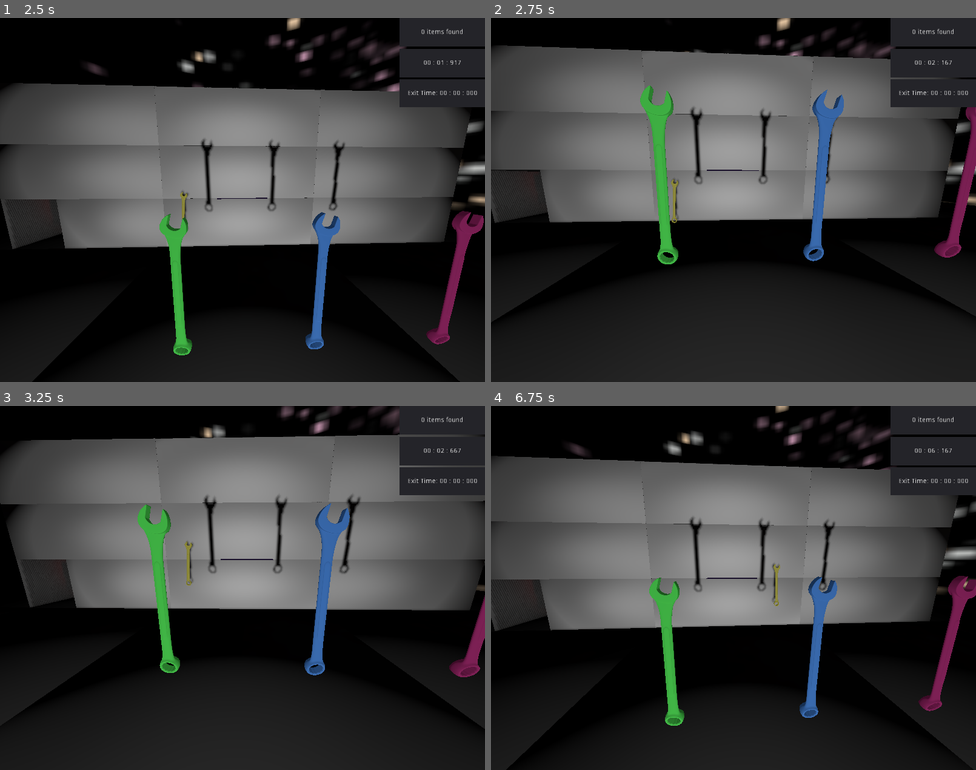
Above: before the commit, frames 1-4 (two rows, left to right).
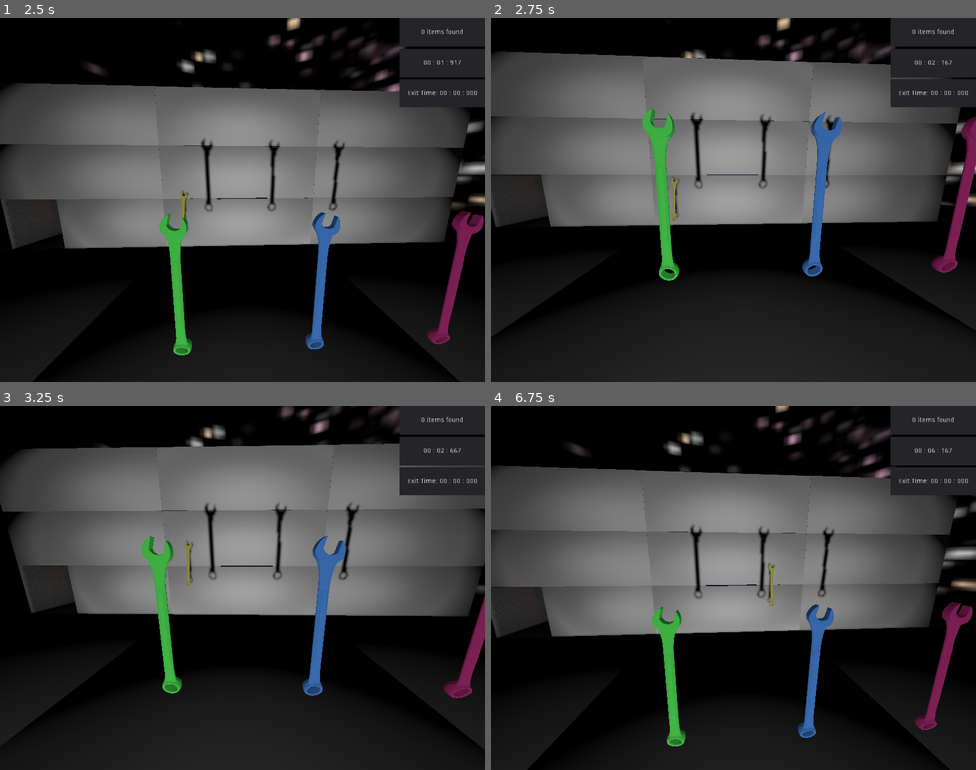
Above: after the commit, the same moments.

Repository: textrivers/the-holographic-wrench
Game: Godot game, scene res://scenes/Reactor_Test.tscn
The game is run twice, just before and just after one commit, with the same random seed, the same clock (stepped at 60 frames per second) and the same inputs.
Inputs (mouse positions are in pixels of both pictures, inside the frame that each line leads up to):
- Up to frame 1 (2.5 s): move the mouse to (266, 200) at 0.52 s; press the mouse at (266, 200) at 0.53 s; hold W (move_up) from 0.53 s (still down); tap Space (jump) at 0.77, 1.52 s; move the mouse to (218, 200) at 1.27 s; release the mouse at (218, 200) at 1.28 s; click (218, 200) at 1.35 s; move the mouse to (252, 192) at 2.02 s; press the mouse at (252, 192) at 2.03 s
- Up to frame 2 (2.75 s): keep holding W (move_up)
- Up to frame 3 (3.25 s): keep holding W (move_up); move the mouse to (237, 595) at 2.77 s; release the mouse at (237, 595) at 2.78 s; click (237, 595) at 2.85 s; tap Space (jump) at 3.02 s
- Up to frame 4 (6.75 s): move the mouse to (767, 591) at 3.52 s; press the mouse at (767, 591) at 3.53 s; tap Space (jump) at 3.77, 4.52, 6.02 s; move the mouse to (694, 584) at 4.27 s; release the mouse at (694, 584) at 4.28 s; click (694, 584) at 4.35 s; move the mouse to (738, 588) at 5.02 s; press the mouse at (738, 588) at 5.03 s; move the mouse to (714, 580) at 5.77 s; release W (move_up) at 5.78 s; release the mouse at (714, 580) at 5.78 s; hold D (move_right) 5.78-6.53 s; click (714, 580) at 5.85 s; move the mouse to (757, 588) at 6.52 s; press the mouse at (757, 588) at 6.53 s; hold W (move_up) from 6.53 s (still down)

Frame 1 is identical in both runs. In frame 2, 5.7% of the frame differs, in the area x 0-100%, y 7-84%; in frame 3, 7.5%; in frame 4, 7.9%, in the area x 0-100%, y 13-100%.

Commit message:
Some player movement changes
mostly just adding a RayShape so the player will stop on slopes

Diff:
--- a/scenes/CSG_LVL_Prototype.tscn
+++ b/scenes/CSG_LVL_Prototype.tscn
@@ -14,7 +14,7 @@
 [node name="CSG_LVL_Prototype" type="Navigation"]
 
 [node name="Sarah" parent="." instance=ExtResource( 1 )]
-transform = Transform( 1, 0, 0, 0, 1, 0, 0, 0, 1, 0, 1.52599, 37.806 )
+transform = Transform( 1, 0, 0, 0, 1, 0, 0, 0, 1, -32.7494, 1.52599, 37.806 )
 
 [node name="GUI" parent="." instance=ExtResource( 2 )]
 
@@ -156,9 +156,9 @@
 use_collision = true
 
 [node name="TopKeyOutside" type="CSGBox" parent="TopKeyCombiner"]
-transform = Transform( 1, 0, 0, 0, 1, 0, 0, 0, 1, 0, 56.836, 5.584 )
+transform = Transform( 1, 0, 0, 0, 1, 0, 0, 0, 1, 0, 57.4361, 5.584 )
 width = 7.0
-height = 4.0
+height = 5.0
 depth = 17.0
 material = ExtResource( 3 )
 
@@ -169,9 +169,24 @@
 height = 3.50025
 sides = 12
 
-[node name="TopKeyOutside2" type="CSGBox" parent="TopKeyCombiner/TopKeyOutside"]
+[node name="TopKeyInside" type="CSGBox" parent="TopKeyCombiner/TopKeyOutside"]
 operation = 2
 width = 6.0
-height = 3.5
+height = 4.5
 depth = 16.0
 material = ExtResource( 3 )
+
+[node name="SlopeCombiner" type="CSGCombiner" parent="."]
+use_collision = true
+
+[node name="CSGBox" type="CSGBox" parent="SlopeCombiner"]
+transform = Transform( 0.721201, -0.307824, 0.620575, 0.450169, 0.88916, -0.0821137, -0.526514, 0.338584, 0.779836, -31.4582, 7.46155, 27.9613 )
+width = 23.7078
+height = 0.475533
+depth = 7.60433
+
+[node name="CSGBox2" type="CSGBox" parent="SlopeCombiner"]
+transform = Transform( -0.296258, 0.0619729, -0.953095, 0.450169, 0.88916, -0.0821137, 0.842365, -0.453381, -0.291319, -19.7521, 7.46155, 27.9613 )
+width = 23.7078
+height = 0.475533
+depth = 7.60433
--- a/scenes/Player.tscn
+++ b/scenes/Player.tscn
@@ -1,8 +1,9 @@
-[gd_scene load_steps=6 format=2]
+[gd_scene load_steps=7 format=2]
 
 [ext_resource path="res://scripts/CameraCrane.gd" type="Script" id=1]
 [ext_resource path="res://scripts/Player.gd" type="Script" id=2]
 [ext_resource path="res://meshes/13073_Combination_Wrench_v1_l3.obj" type="ArrayMesh" id=3]
+[ext_resource path="res://scenes/RayShapeForSlope.tscn" type="PackedScene" id=4]
 
 [sub_resource type="CapsuleShape" id=1]
 radius = 0.694841
@@ -43,3 +44,5 @@
 
 [node name="Listener" type="Listener" parent="."]
 current = true
+
+[node name="RayShapeForSlope" parent="." instance=ExtResource( 4 )]
--- /dev/null
+++ b/scenes/RayShapeForSlope.tscn
@@ -0,0 +1,8 @@
+[gd_scene load_steps=2 format=2]
+
+[sub_resource type="RayShape" id=1]
+length = 0.5
+
+[node name="RayShapeForSlope" type="CollisionShape"]
+transform = Transform( 1, 0, 0, 0, -1.62921e-07, -1, 0, 1, -1.62921e-07, 0, 0, 0 )
+shape = SubResource( 1 )
--- a/scenes/Sarah.tscn
+++ b/scenes/Sarah.tscn
@@ -1,8 +1,9 @@
-[gd_scene load_steps=5 format=2]
+[gd_scene load_steps=6 format=2]
 
 [ext_resource path="res://scripts/Sarah.gd" type="Script" id=1]
 [ext_resource path="res://scenes/Sarah_ghost.tscn" type="PackedScene" id=2]
 [ext_resource path="res://scripts/CameraCrane.gd" type="Script" id=3]
+[ext_resource path="res://scenes/RayShapeForSlope.tscn" type="PackedScene" id=4]
 
 [sub_resource type="CapsuleShape" id=1]
 radius = 0.694841
@@ -48,3 +49,5 @@
 spot_attenuation = 2.82843
 spot_angle = 13.2363
 spot_angle_attenuation = 2.82843
+
+[node name="RayShapeForSlope" parent="." instance=ExtResource( 4 )]
--- a/scripts/Player.gd
+++ b/scripts/Player.gd
@@ -95,7 +95,7 @@
 		velocity.x = hvel.x
 		velocity.z = hvel.z
 
-		velocity = move_and_slide(velocity, FLOOR_NORMAL)
+		velocity = move_and_slide(velocity, Vector3.UP)
 		if is_on_floor() or is_on_ceiling():
 			velocity_y = 0.0
 
